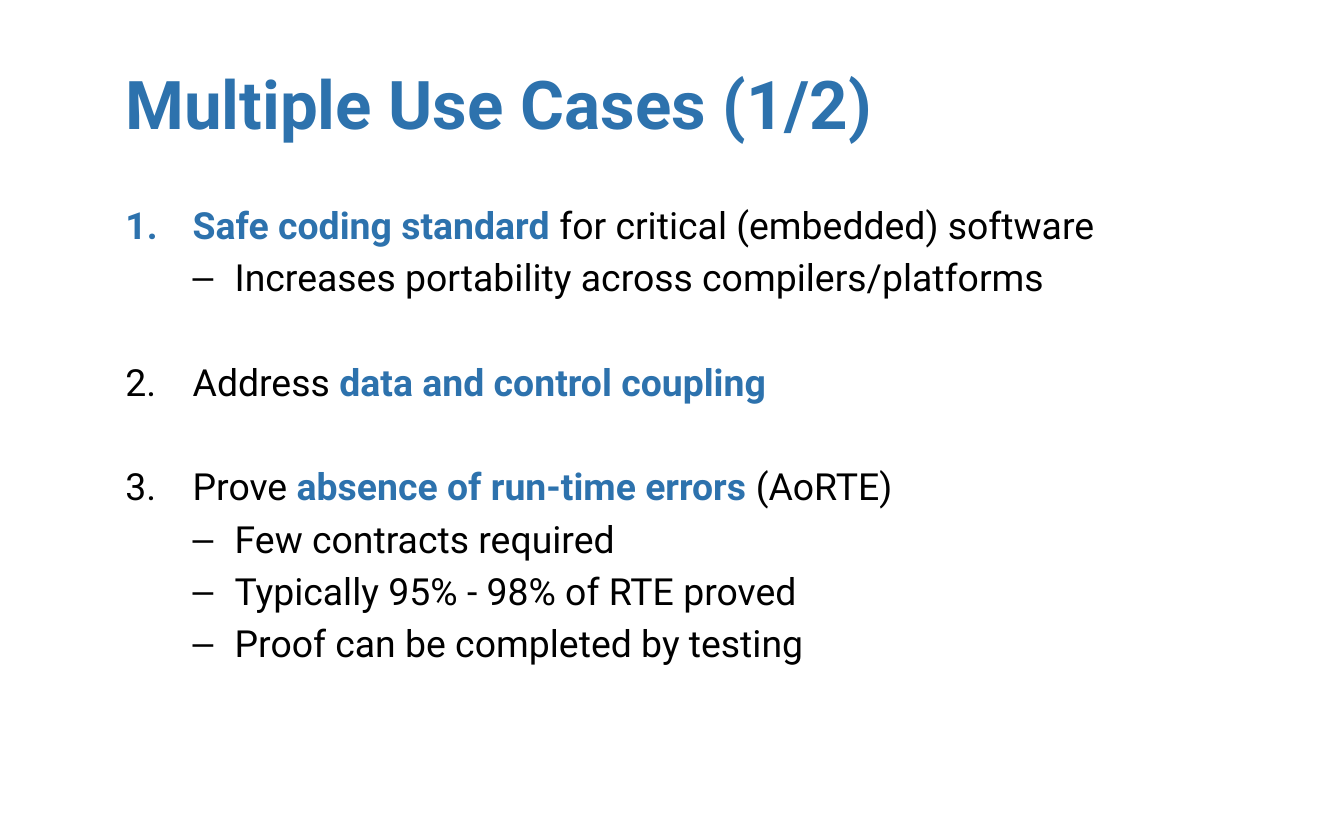
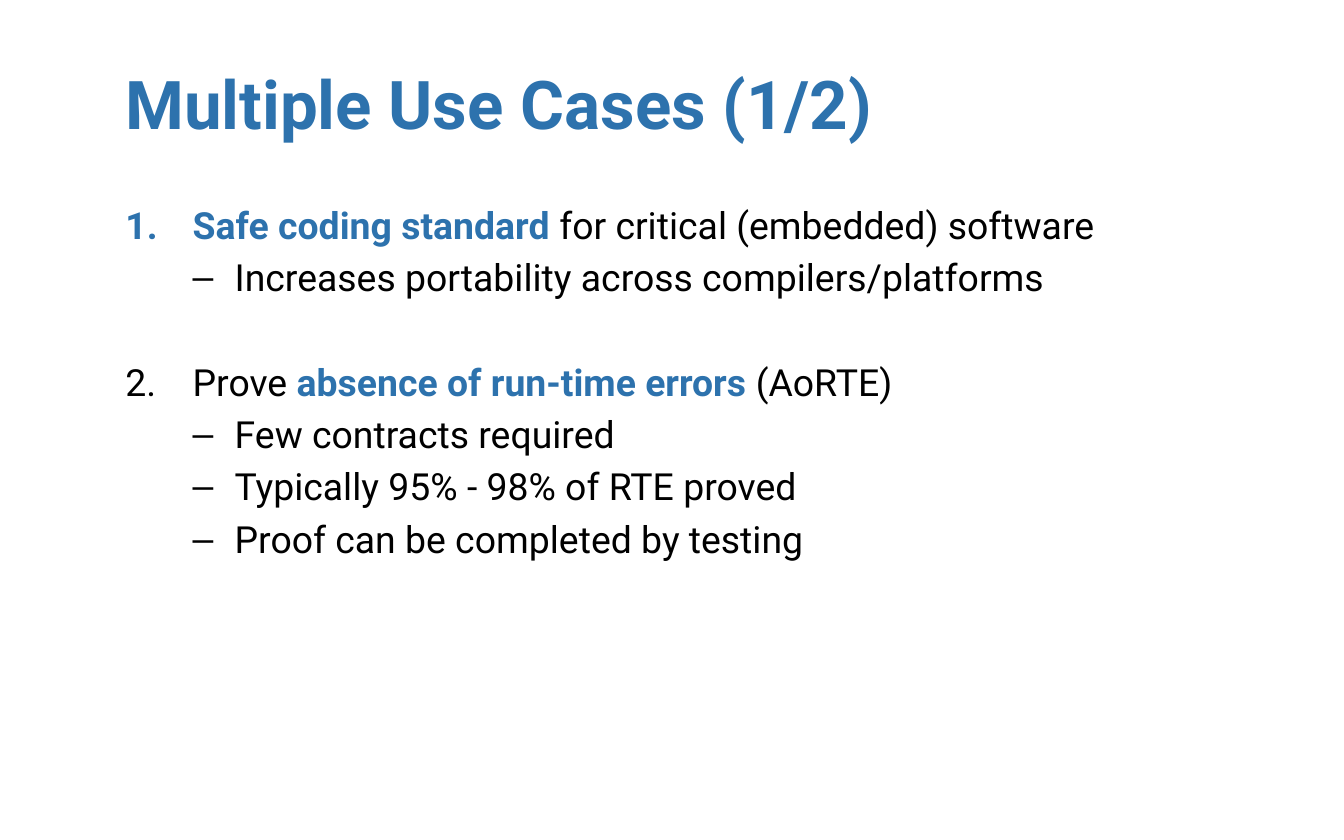
Before and after one commit to AdaCore/spark2014, a slide deck: slide 8 of slides/AdaCore_Tech_Days_2015/AdaCore Tech Days SPARK 2014.pptx. Drawn at 1344x840 pixels with LibreOffice and Linux fonts; fonts in the diff are those of the drawing; background and template pictures are left out. Boxes give left, top, right and bottom in pixels: in the first picture for what was removed or moved away, otherwise in the second. Text is boxed around its words. In the diff, an @@ line names an element or a change of style, - is before the commit and + after.

Commit message:
O730-003 Update slides after dry run

```diff
--- a/slides/AdaCore_Tech_Days_2015/AdaCore Tech Days SPARK 2014.pptx
+++ b/slides/AdaCore_Tech_Days_2015/AdaCore Tech Days SPARK 2014.pptx
@@ text at bbox=[193, 368, 766, 404]: paragraph removed @@
-2. Address data and control coupling
```
